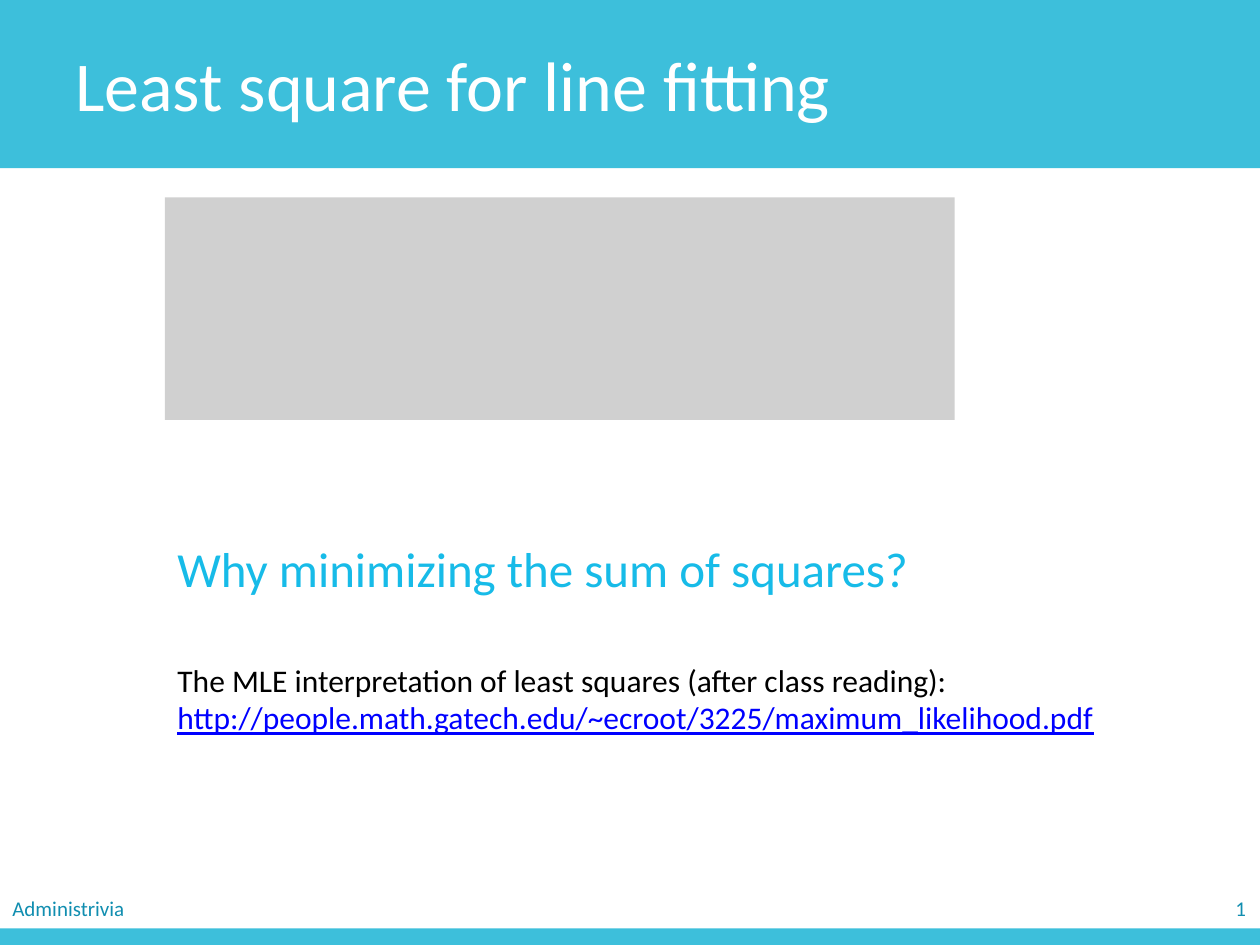
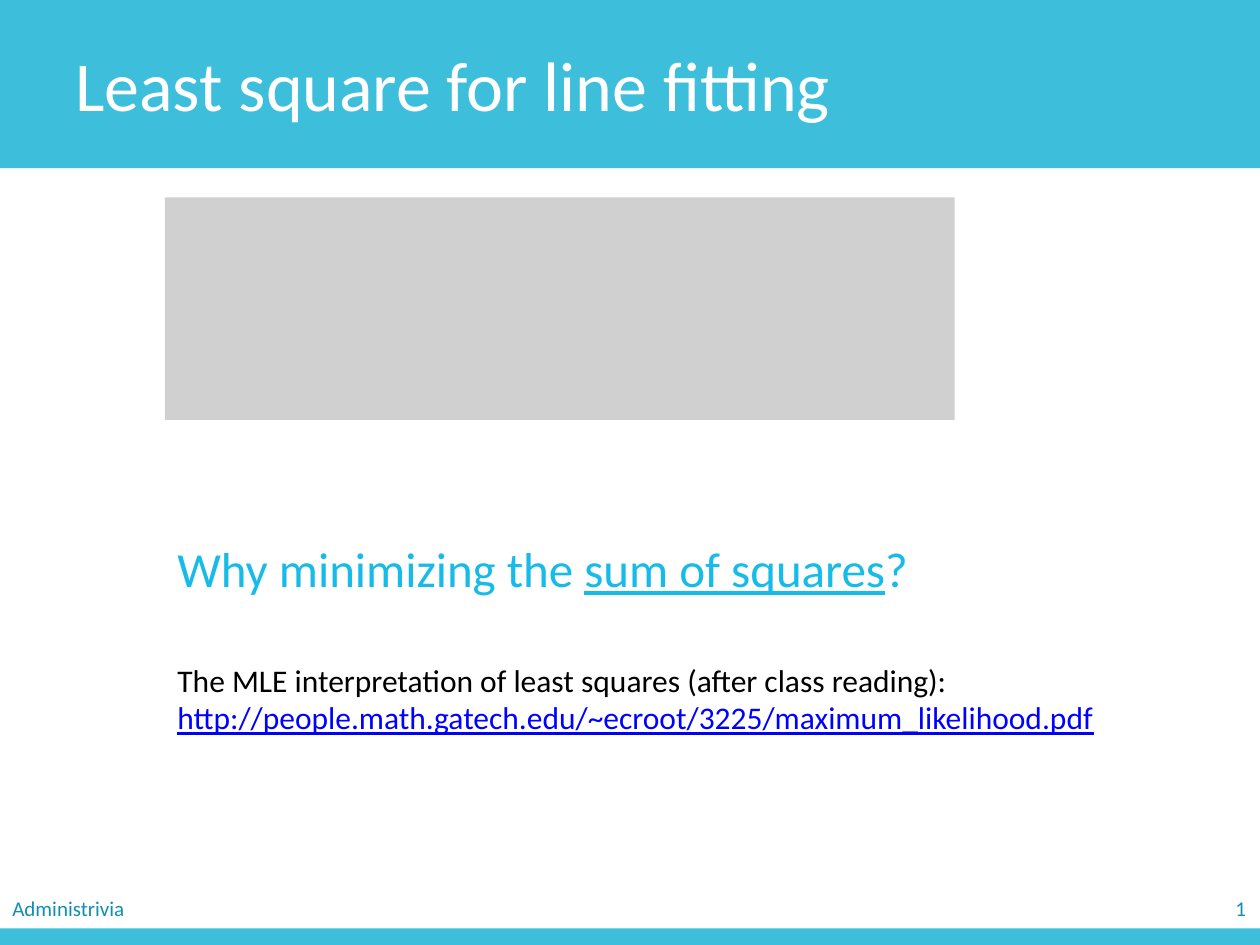
Before and after one commit to zichengliao/zuics101-fa17, a slide deck: slide 26 of lectures/lec24_matlab4/lec24.pptx. Drawn at 1260x945 pixels with LibreOffice and Linux fonts; fonts in the diff are those of the drawing; grey boxes stand for pictures. Boxes give left, top, right and bottom in pixels: in the first picture for what was removed or moved away, otherwise in the second. Text is boxed around its words. In the diff, an @@ line names an element or a change of style, - is before the commit and + after.

```diff
--- a/lectures/lec24_matlab4/lec24.pptx
+++ b/lectures/lec24_matlab4/lec24.pptx
@@ text "Why minimizing the sum of ..." at (177, 553, 908, 596): underline on in "sum of squares?" @@
```
Also in this commit, not shown: 5 other slides changed, 8 other files.
